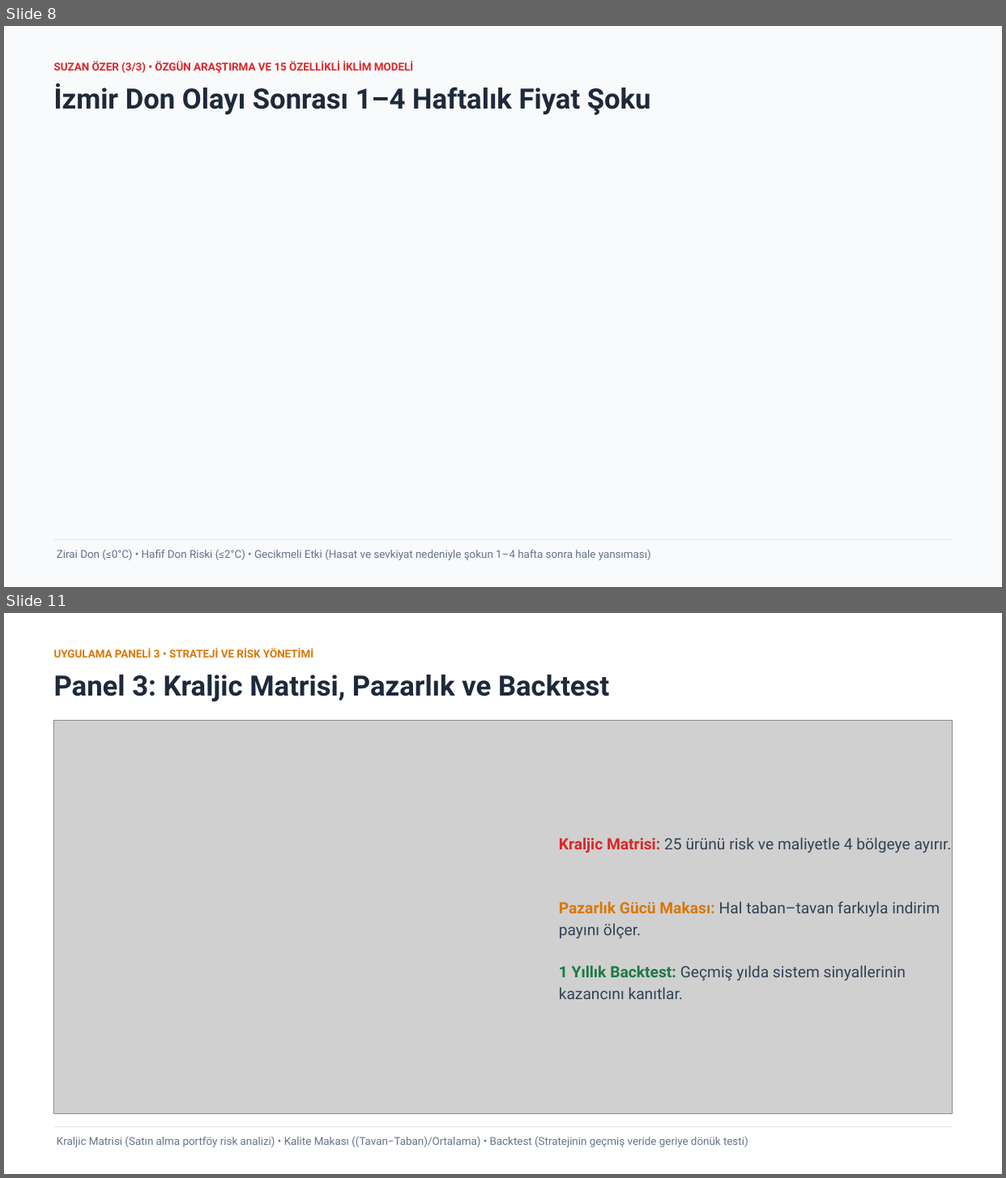
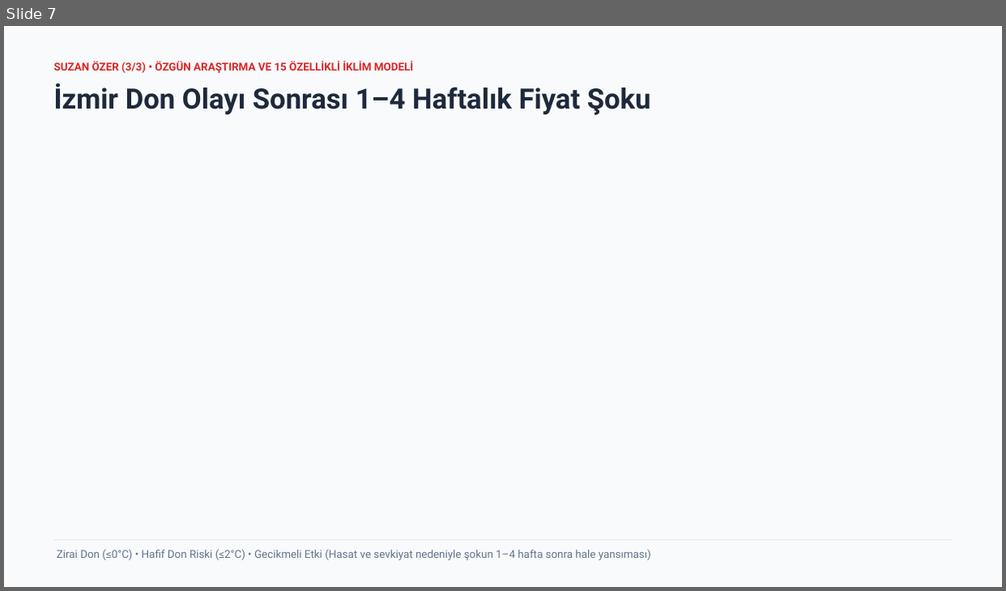
Before and after one commit to C-firdevs/G04_HalFiyat, a slide deck: 05_Sunum/G04_Sunum.pptx. Shown one above the other, each under a label of ours: slides 8 and 11 before the commit, slide 7 after it; the slides between them are not shown. The pictures are 1006x1178 and 1006x591 pixels, drawn with LibreOffice and Linux fonts; fonts in the diff are those of the drawing; grey boxes stand for pictures; background and template pictures are left out. Boxes give left, top, right and bottom in pixels: in the first picture for what was removed or moved away, otherwise in the second. Text is boxed around its words. In the diff, an @@ line names an element or a change of style, - is before the commit and + after.

Commit message:
docs(presentation): refine G04_Sunum.pptx to exact 12 slides (8-12 slide limit) with 6 live app screenshots

```diff
--- a/05_Sunum/G04_Sunum.pptx
+++ b/05_Sunum/G04_Sunum.pptx
@@ slide 11 removed at (x1=4, y1=613, x2=1002, y2=1174), background #FFFFFF @@
@@ text removed at (x1=54, y1=648, x2=313, y2=658) @@
-UYGULAMA PANELİ 3 • STRATEJİ VE RİSK YÖNETİMİ
@@ text removed at (x1=54, y1=675, x2=609, y2=702) @@
-Panel 3: Kraljic Matrisi, Pazarlık ve Backtest
@@ picture removed at (x1=54, y1=720, x2=953, y2=1114) @@
@@ text removed at (x1=559, y1=837, x2=952, y2=853) @@
-Kraljic Matrisi: 25 ürünü risk ve maliyetle 4 bölgeye ayırır.
@@ text removed at (x1=559, y1=901, x2=940, y2=939) @@
-Pazarlık Gücü Makası: Hal taban–tavan farkıyla indirim payını ölçer.
@@ text removed at (x1=559, y1=965, x2=906, y2=999) @@
-1 Yıllık Backtest: Geçmiş yılda sistem sinyallerinin kazancını kanıtlar.
@@ rectangle removed at (x1=54, y1=1127, x2=953, y2=1127) @@
@@ text removed at (x1=57, y1=1136, x2=748, y2=1148) @@
-Kraljic Matrisi (Satın alma portföy risk analizi) • Kalite Makası ((Tavan−Taban)/Ortalama) • Backtest (Stratejinin geçmiş veride geriye dönük testi)
@@ what was slide 8 is now slide 7 @@
```
Also in this commit, not shown: 2 slides changed, 1 slide added, 6 other slides removed.
